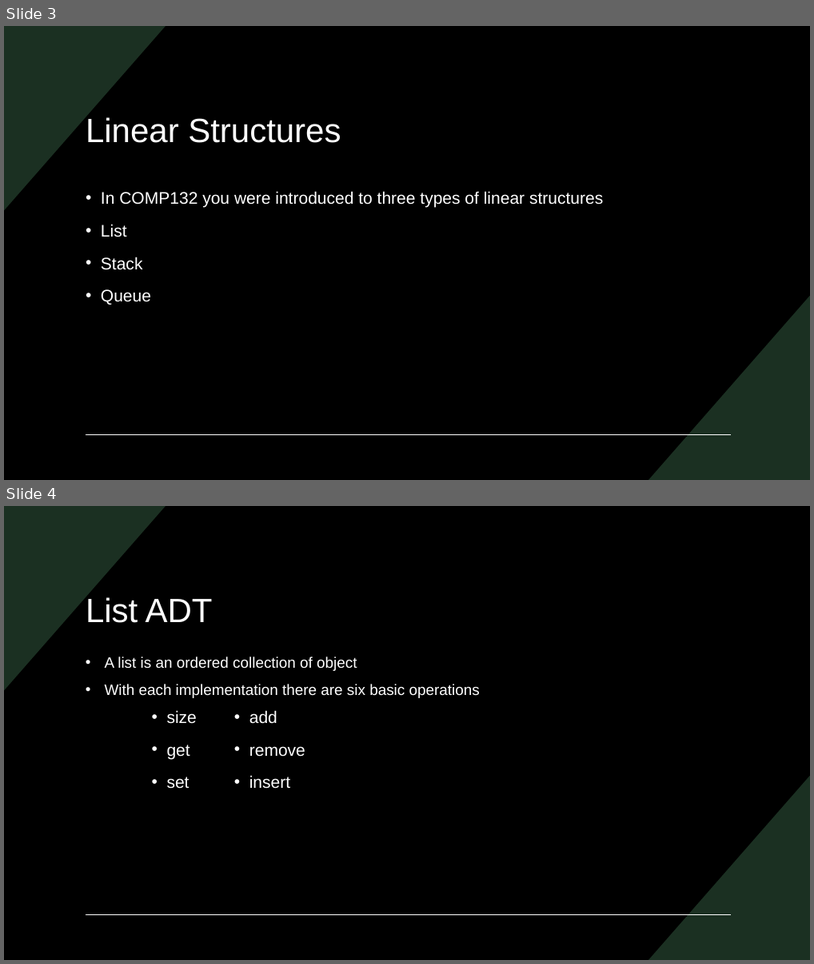
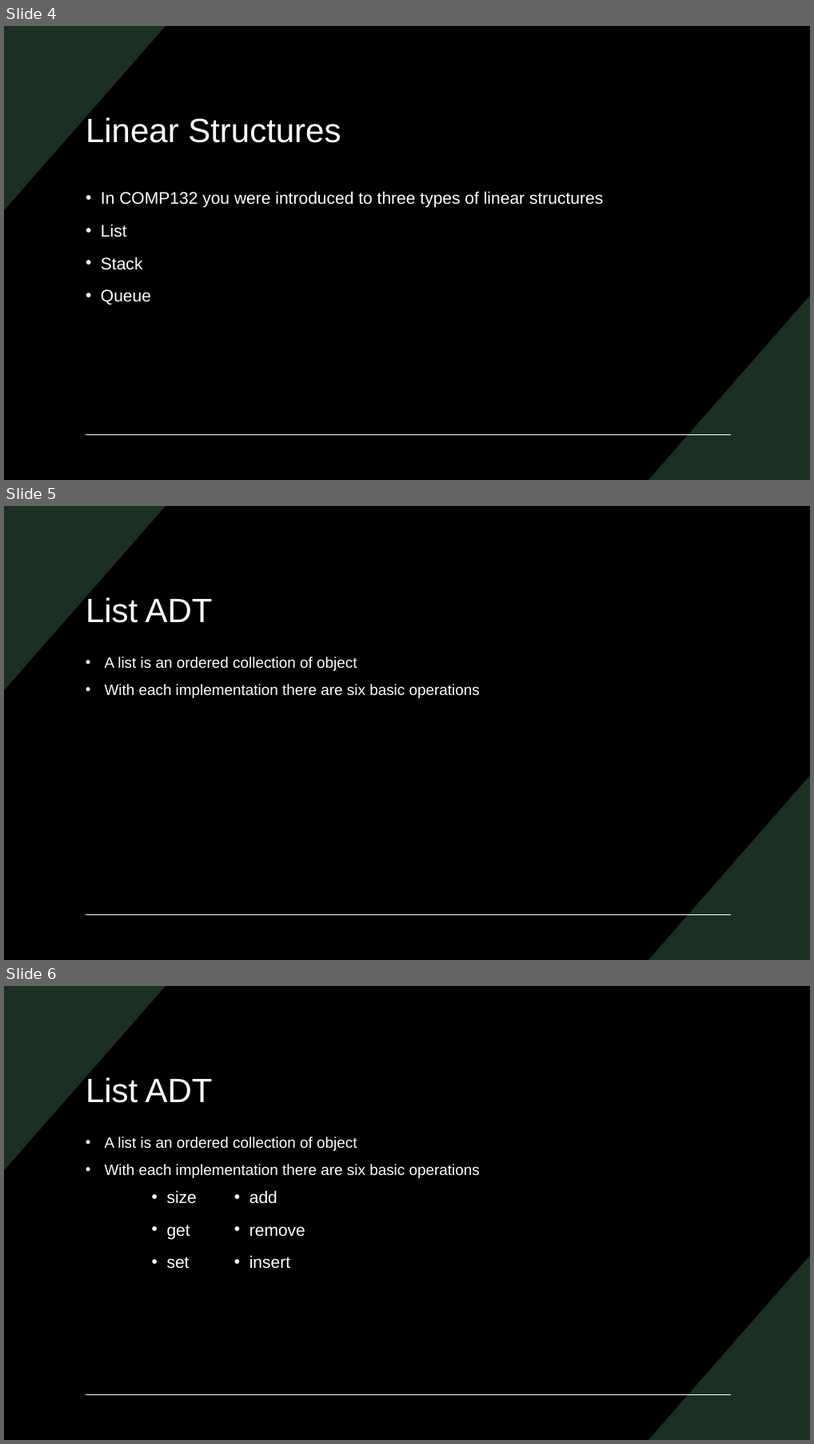
Before and after one commit to Prof-Goble-s-Organization/COMP232_SampleCode, a slide deck: slides/LinearStructures.pptx. Shown one above the other, each under a label of ours: slides 3 and 4 before the commit, slides 4, 5 and 6 after it. The pictures are 814x964 and 814x1444 pixels, drawn with LibreOffice and Linux fonts; fonts in the diff are those of the drawing. Boxes give left, top, right and bottom in pixels: in the first picture for what was removed or moved away, otherwise in the second. Text is boxed around its words. In the diff, an @@ line names an element or a change of style, - is before the commit and + after.

```diff
--- a/slides/LinearStructures.pptx
+++ b/slides/LinearStructures.pptx
@@ slide 5 added at (4, 506, 810, 960), background #000000; not listed: 3 template elements that a slide beside it also shows @@
@@ title added at (86, 595, 213, 623), 40 pt, text #FFFFFF @@
+List ADT
@@ text added at (105, 656, 480, 698), 18 pt, text #FFFFFF @@
+• A list is an ordered collection of object
+• With each implementation there are six basic operations
@@ what was slide 3 is now slide 4 @@
@@ what was slide 4 is now slide 6 @@
```
Also in this commit, not shown: 5 other slides added.
